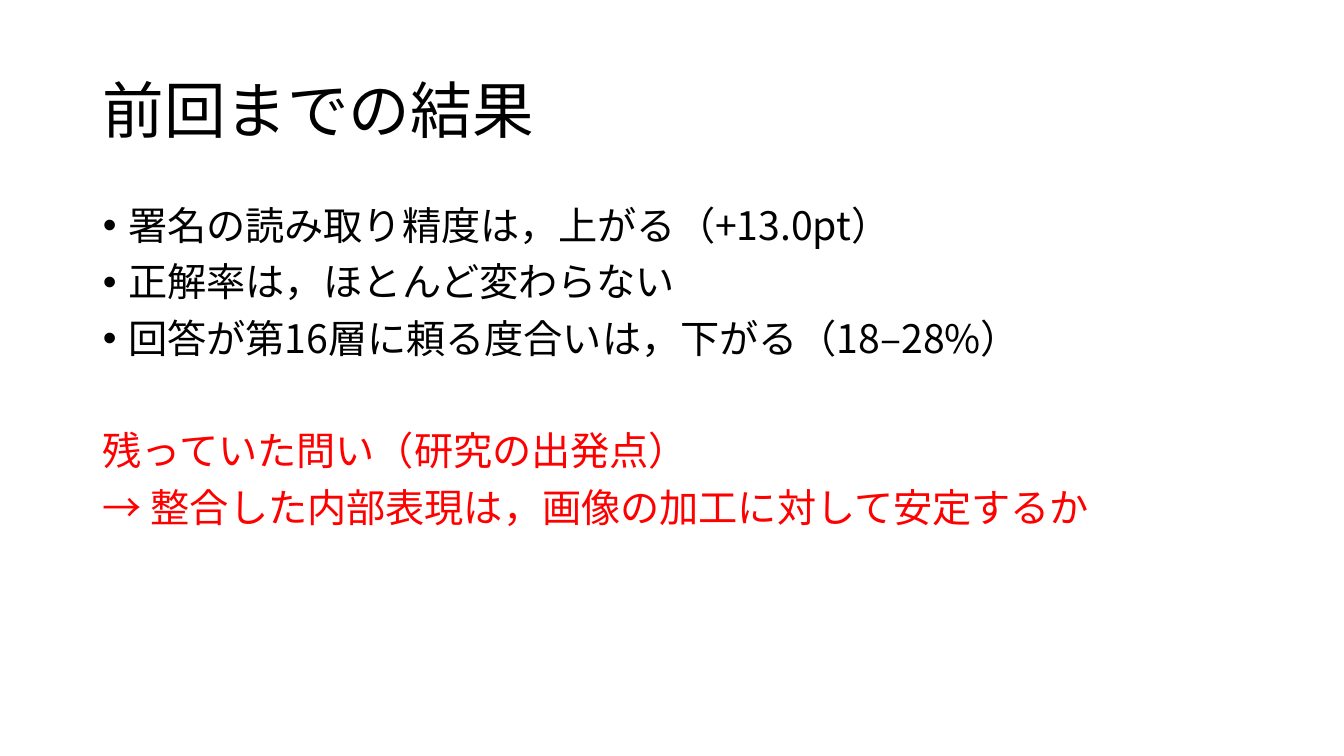
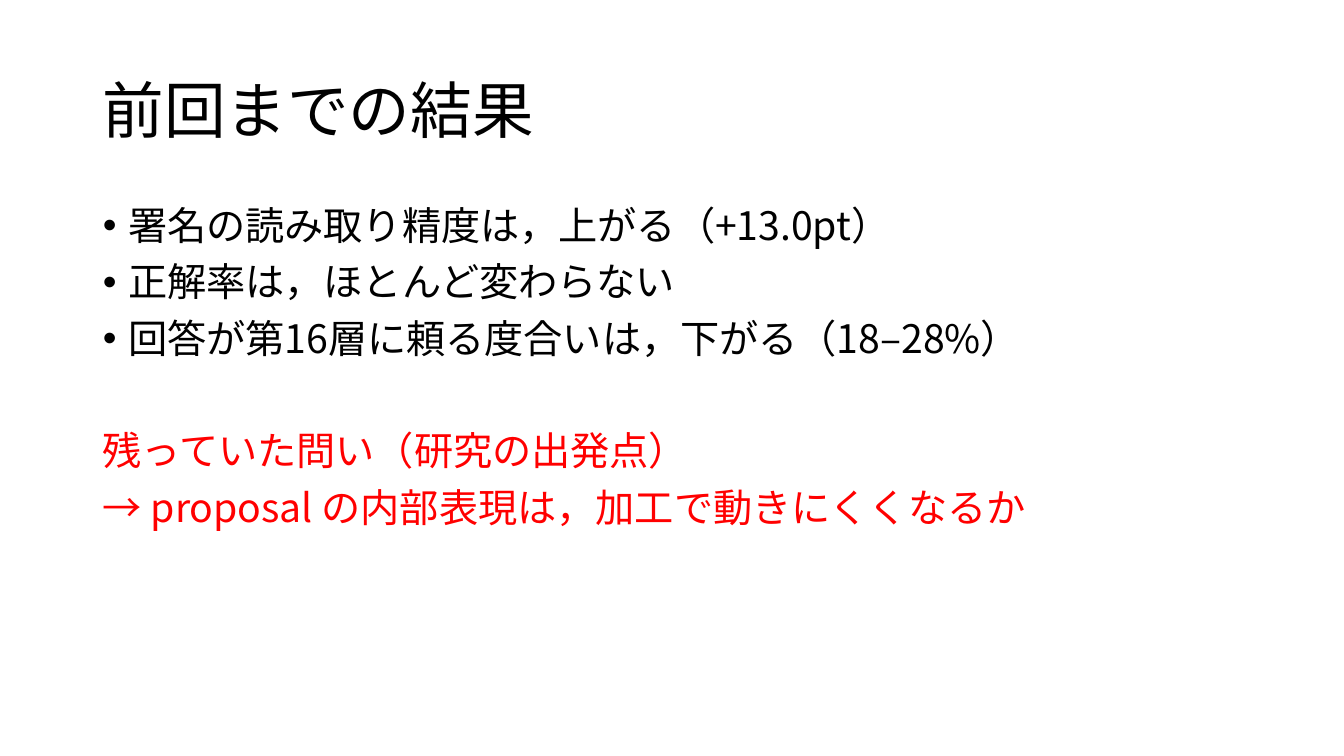
Before and after one commit to tomoking2004/cotar, a slide deck: slide 3 of presentations/20261030_進捗報告.pptx. Drawn at 1344x756 pixels with LibreOffice and Linux fonts; fonts in the diff are those of the drawing. Boxes give left, top, right and bottom in pixels: in the first picture for what was removed or moved away, otherwise in the second. Text is boxed around its words. In the diff, an @@ line names an element or a change of style, - is before the commit and + after.

```diff
--- a/presentations/20261030_進捗報告.pptx
+++ b/presentations/20261030_進捗報告.pptx
@@ text at box(151, 489, 1026, 531): text changed @@
-→ 整合した内部表現は，画像の加工に対して安定するか
+→ proposal の内部表現は，加工で動きにくくなるか
```
Also in this commit, not shown: 11 other slides changed, 3 other files.
